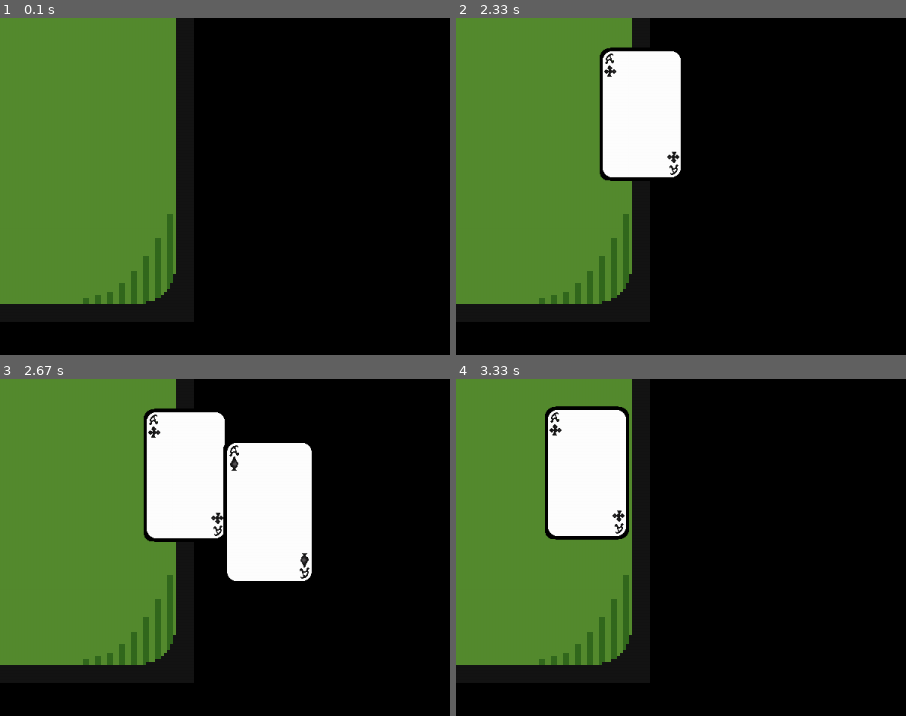
Above: before the commit, frames 1-4 (two rows, left to right).
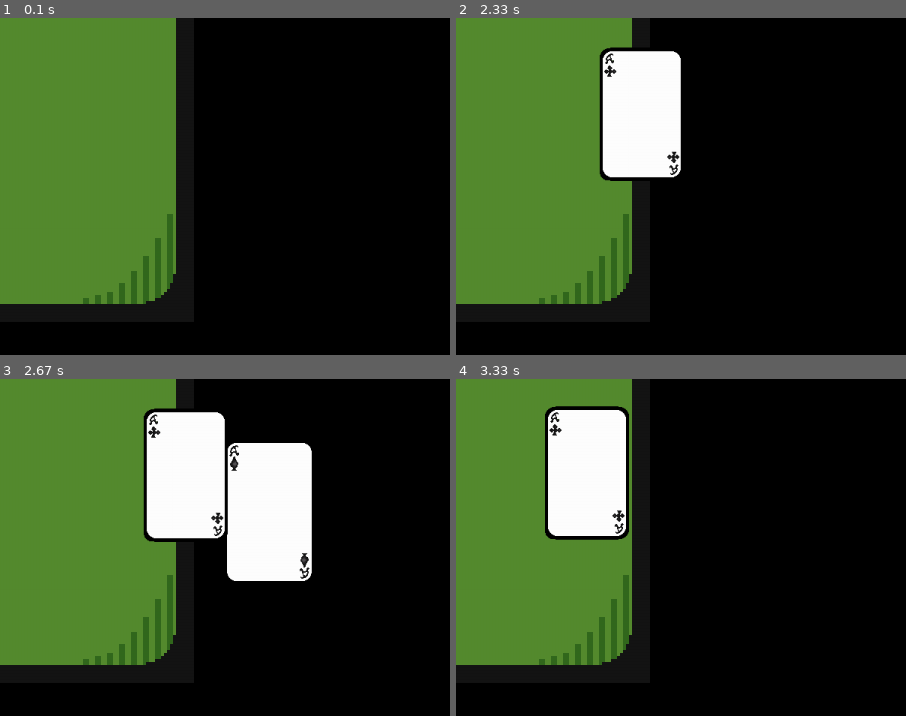
Above: after the commit, the same moments.

Repository: etooley77/pygame-card-game-engine
Game: pygame game, started from main.py
The game is run twice, just before and just after one commit, with the same random seed, the same clock (stepped at 60 frames per second) and the same inputs.
Inputs (mouse positions are % of the whole screen's width and height, from its top left):
- Up to frame 1 (0.1 s): no input
- Up to frame 2 (2.33 s): press the mouse at (39, 44) at 0.37 s; move the mouse to (42, 33) at 0.47 s; release the mouse at (46, 23) at 0.6 s; press the mouse at (46, 23) at 0.7 s; move the mouse to (30, 51) at 0.8 s; release the mouse at (15, 79) at 0.93 s; press the mouse at (22, 44) at 1.03 s; move the mouse to (44, 40) at 1.13 s; release the mouse at (66, 36) at 1.27 s; press the mouse at (15, 79) at 1.37 s; move the mouse to (31, 83) at 1.47 s; release the mouse at (48, 86) at 1.6 s; press the mouse at (48, 86) at 1.7 s; move the mouse to (30, 67) at 1.8 s; release the mouse at (13, 47) at 1.93 s; press the mouse at (13, 47) at 2.03 s; move the mouse to (45, 67) at 2.13 s; release the mouse at (78, 86) at 2.27 s
- Up to frame 3 (2.67 s): press the mouse at (78, 86) at 2.37 s; move the mouse to (76, 64) at 2.47 s; release the mouse at (75, 41) at 2.6 s
- Up to frame 4 (3.33 s): press the mouse at (66, 36) at 2.7 s; move the mouse to (63, 36) at 2.8 s; release the mouse at (60, 36) at 2.93 s; press the mouse at (75, 41) at 3.03 s; move the mouse to (48, 46) at 3.13 s; release the mouse at (20, 51) at 3.27 s
The pictures show only the part of the screen within x 45-95%, y 22-72%; the shares and areas given below are measured in that part.

Frames 1-2 are identical in both runs. In frame 3, 0.2% of the frame differs, in the area x 49-51%, y 19-47%; in frame 4, nothing differs.

Commit message:
abstract away card z-order and hover checks

Diff:
--- a/engine/cards/card.py
+++ b/engine/cards/card.py
@@ -3,6 +3,13 @@
 from engine.cards.behaviors.draggable import Draggable
 
 class Card(Draggable):
+	active_card = None
+	hovered_card = None
+
+	@staticmethod
+	def reorder():
+		pass
+
 	def __init__(self, image, pos):
 		super().__init__()
 		self.image = image
@@ -19,31 +26,32 @@
 		mouse_pos = input_context.mouse_pos
 		hovered = self.rect.collidepoint(mouse_pos)
 
-		# Use scaled image
+		# Use scaled image and set currently hovered card
 		if hovered:
 			self.scale_image = True
+			Card.hovered_card = self
 
-		# Start dragging
+		# Start dragging and set currently active card
 		if hovered and input_context.mouse_pressed:
 			self.start_drag(mouse_pos, self.pos)
-			self.is_active = True
+			Card.active_card = self
 
 		# Change position via dragging
 		if self.dragging and input_context.mouse_down:
 			self.pos = self.drag(mouse_pos)
 
-		# Stop dragging
+		# Stop dragging and unset currenly active card
 		if self.dragging and input_context.mouse_released:
 			self.stop_drag()
-			self.is_active = False
+			Card.active_card = None
 
-		# Stop scaling the image
+		# Stop scaling the image and unset currently hovered card
 		if not hovered:
 			self.scale_image = False
+			Card.hovered_card = None
 
+		# Update position
 		self.rect.topleft = self.pos
-
-		return hovered
 
 	def render(self, surface):
 		if self.scale_image and self.do_scale_on_hover:
